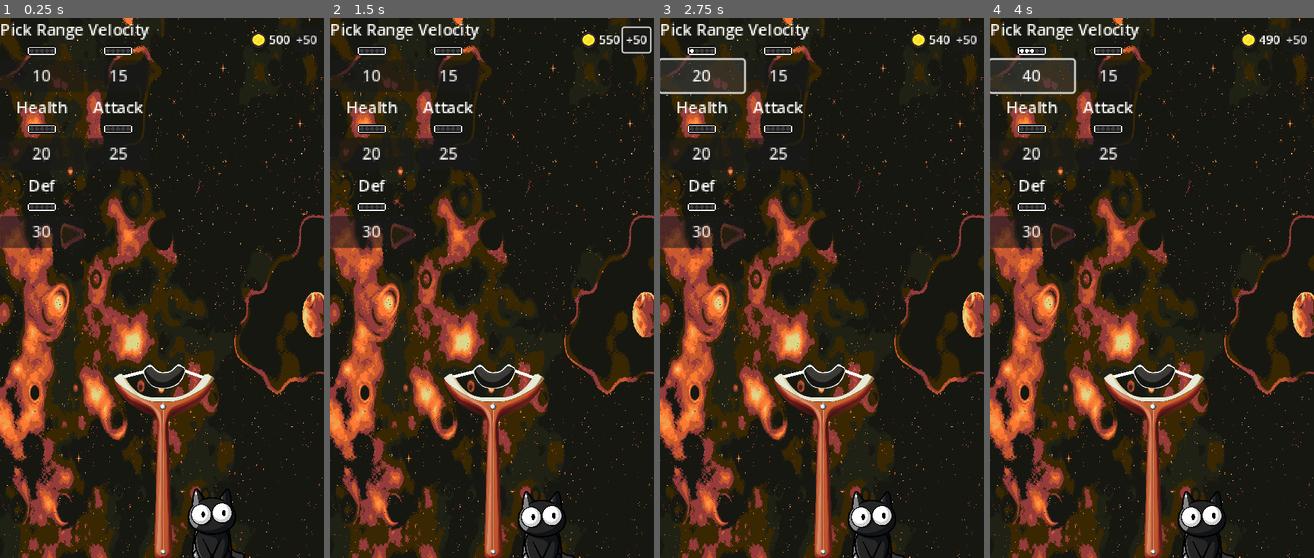
Above: before the commit, frames 1-4 (left to right).
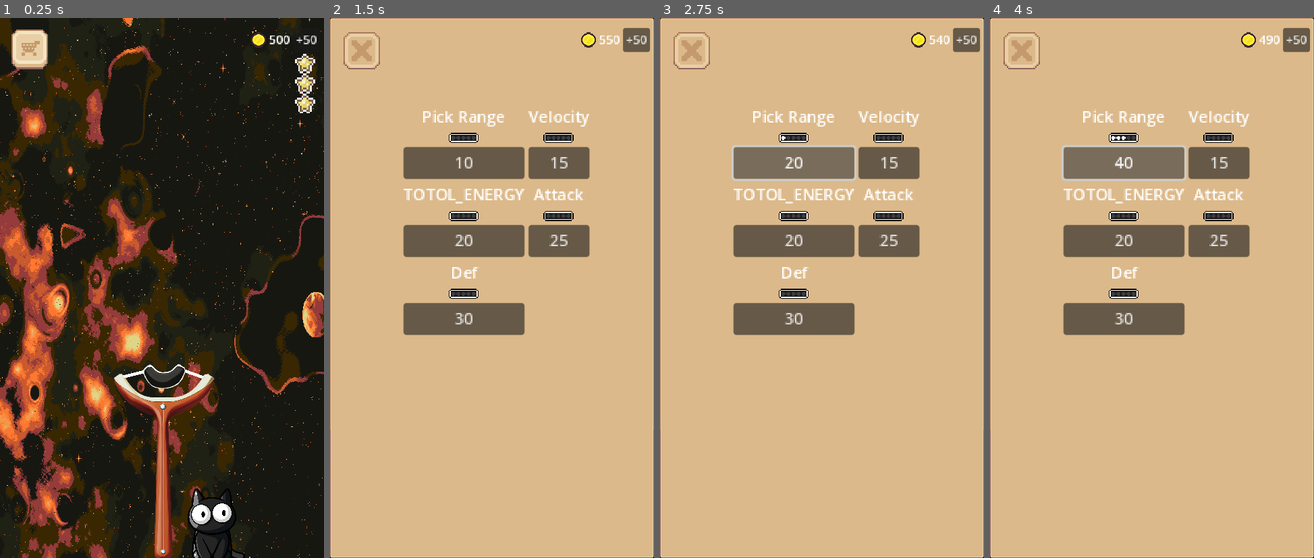
Above: after the commit, the same moments.

Repository: qiiiii24/release_game
Game: Godot game, scene res://Scene/main.tscn
Same seed, same stepped clock (60 frames per second), same inputs: the game is played once before the commit and once after it.
Inputs (mouse positions are in pixels of both pictures, inside the frame that each line leads up to):
- Up to frame 1 (0.25 s): no input
- Up to frame 2 (1.5 s): click "+50" at 0.5 s; click (359, 50) at 1.27 s
- Up to frame 3 (2.75 s): click "10" at 2 s
- Up to frame 4 (4 s): click "20" at 2.75 s; click "30" at 3.5 s

The runs differ from the first frame. In frame 1, 3.9% of the frame differs, in the area x 0-98%, y 0-43%; in frame 2, 99%, in the area x 0-100%, y 0-100%; in frame 3, 99%; in frame 4, 99%.

Commit message:
完成了25%，今天的任务完成了，明天还不知道弄什么

Diff:
--- a/Global Script/InventorySystem.gd
+++ b/Global Script/InventorySystem.gd
@@ -14,7 +14,7 @@
 enum ABILITY {
 	PICK_RANGE,  # 拾取范围
 	VELOCITY_FACTOR,  # 速度
-	HEALTH,     # 踏板所消耗能量
+	TOTOL_ENERGY,     # 踏板所消耗能量
 	ATTACK,     # 踏板总能量
 	DEFENSE     # 生成物概率
 	# 踏板给玩家的速度
@@ -26,7 +26,7 @@
 var abilities = {
 	ABILITY.PICK_RANGE: 0,
 	ABILITY.VELOCITY_FACTOR: 0,
-	ABILITY.HEALTH: 0,
+	ABILITY.TOTOL_ENERGY: 0,
 	ABILITY.ATTACK: 0,
 	ABILITY.DEFENSE: 0
 }
@@ -35,7 +35,7 @@
 var ability_upgrade_cost = {
 	ABILITY.PICK_RANGE: func(level): return clamp(10 * (level + 1), 10, 50),  # PICK_RANGE 花费公式
 	ABILITY.VELOCITY_FACTOR: func(level): return 15 * (level + 1), # VELOCITY_FACTOR 花费公式
-	ABILITY.HEALTH: func(level): return 20 * (level + 1),     # HEALTH 花费公式
+	ABILITY.TOTOL_ENERGY: func(level): return 20 * (level + 1),     # TOTOL_ENERGY 花费公式
 	ABILITY.ATTACK: func(level): return 25 * (level + 1),     # ATTACK 花费公式
 	ABILITY.DEFENSE: func(level): return 30 * (level + 1)     # DEFENSE 花费公式
 }
@@ -48,7 +48,7 @@
 # 踏板所消耗能量
 var spring_consume_energy : float
 # 踏板总能量
-var spring_total_energy : float
+var spring_total_energy : float = 60
 # 踏板给玩家的速度
 var spring_velocity_factor : float = 15
 # 生成物概率(以什么为标准还没有确定)
@@ -98,6 +98,8 @@
 		InventorySystem.pick_range += abilities[ability] * 0.5
 	elif ability == ABILITY.VELOCITY_FACTOR:
 		InventorySystem.initial_velocity_factor += abilities[ABILITY.VELOCITY_FACTOR] * 1
+	elif ability == ABILITY.TOTOL_ENERGY:
+		InventorySystem.spring_total_energy += 20
 
 	InventorySystem.State_change.emit(abilities[ability])
 
--- /dev/null
+++ b/Scene/UI/character.tscn
@@ -0,0 +1,9 @@
+[gd_scene format=3 uid="uid://upyixqcavf8n"]
+
+[node name="Character" type="Control"]
+layout_mode = 3
+anchors_preset = 15
+anchor_right = 1.0
+anchor_bottom = 1.0
+grow_horizontal = 2
+grow_vertical = 2
--- /dev/null
+++ b/Scene/UI/energy.gd
@@ -0,0 +1,22 @@
+extends Control
+
+@onready var energy_empty: TextureRect = $EnergyEmpty
+# 一半
+@onready var energy_half: TextureRect = $EnergyHalf
+# 满能量
+@onready var energy_ui: TextureRect = $EnergyUI
+
+func _ready() -> void:
+	InventorySystem.State_change.connect(change_ui)
+	add_to_group("energy")
+
+func change_ui(type) -> void:
+	pass
+
+	## 满能量
+	energy_half.visible = false
+	energy_ui.visible = true
+
+	## 一半能量
+	energy_half.visible = true
+	energy_ui.visible = false
--- a/Scene/UI/energy.tscn
+++ b/Scene/UI/energy.tscn
@@ -1,17 +1,41 @@
-[gd_scene load_steps=4 format=3 uid="uid://cb3cfnhgl3arj"]
+[gd_scene load_steps=6 format=3 uid="uid://cb3cfnhgl3arj"]
 
-[ext_resource type="Texture2D" uid="uid://dj8b0oas258vd" path="res://Assets/06.png" id="1_t3vsf"]
+[ext_resource type="Script" path="res://Scene/UI/energy.gd" id="1_81uca"]
+[ext_resource type="Texture2D" uid="uid://mnwbui6crant" path="res://Assets/Sprite sheet for Basic Pack.png" id="2_lhosj"]
 
-[sub_resource type="AtlasTexture" id="AtlasTexture_pvjqp"]
-atlas = ExtResource("1_t3vsf")
-region = Rect2(195, 21, 42, 7)
+[sub_resource type="AtlasTexture" id="AtlasTexture_86adf"]
+atlas = ExtResource("2_lhosj")
+region = Rect2(626, 67, 12, 10)
 
-[sub_resource type="AtlasTexture" id="AtlasTexture_6uwd6"]
-atlas = ExtResource("1_t3vsf")
-region = Rect2(3, 21, 42, 7)
+[sub_resource type="AtlasTexture" id="AtlasTexture_rgsbx"]
+atlas = ExtResource("2_lhosj")
+region = Rect2(610, 67, 12, 10)
 
-[node name="Energy" type="TextureProgressBar"]
+[sub_resource type="AtlasTexture" id="AtlasTexture_h5ebt"]
+atlas = ExtResource("2_lhosj")
+region = Rect2(594, 67, 12, 10)
+
+[node name="Energy" type="Control"]
+layout_mode = 3
+anchors_preset = 0
 offset_right = 42.0
+offset_bottom = 22.0
+script = ExtResource("1_81uca")
+
+[node name="EnergyEmpty" type="TextureRect" parent="."]
+layout_mode = 0
+offset_right = 40.0
 offset_bottom = 40.0
-texture_under = SubResource("AtlasTexture_pvjqp")
-texture_progress = SubResource("AtlasTexture_6uwd6")
+texture = SubResource("AtlasTexture_86adf")
+
+[node name="EnergyHalf" type="TextureRect" parent="."]
+layout_mode = 0
+offset_right = 40.0
+offset_bottom = 40.0
+texture = SubResource("AtlasTexture_rgsbx")
+
+[node name="EnergyUI" type="TextureRect" parent="."]
+layout_mode = 0
+offset_right = 40.0
+offset_bottom = 40.0
+texture = SubResource("AtlasTexture_h5ebt")
--- /dev/null
+++ b/Scene/UI/energy_bar.gd
@@ -0,0 +1,23 @@
+extends VBoxContainer
+
+var energy : PackedScene = preload("res://Scene/UI/energy.tscn")
+
+func _ready() -> void:
+	InventorySystem.State_change.connect(add_energy)
+	for child in get_children():
+		child.queue_free()
+
+	var amount : int = InventorySystem.spring_total_energy / 20
+
+	for i in range(amount):
+		add_energy(null)
+
+func add_energy(type) -> void:
+	for child in get_children():
+		child.queue_free()
+
+	var amount : int = InventorySystem.spring_total_energy / 20
+
+	for i in range(amount):
+		var energy_ins = energy.instantiate()
+		add_child(energy_ins)
--- /dev/null
+++ b/Scene/UI/main_menu.gd
@@ -0,0 +1,12 @@
+extends Control
+
+const MAIN := preload("res://Scene/main.tscn")
+
+@onready var button: Button = $Button
+
+
+func _ready() -> void:
+	button.pressed.connect(start_geme)
+
+func start_geme() -> void:
+	get_tree().change_scene_to_packed(MAIN)
--- /dev/null
+++ b/Scene/UI/main_menu.tscn
@@ -0,0 +1,47 @@
+[gd_scene load_steps=4 format=3 uid="uid://c6jl8hypa0j1m"]
+
+[ext_resource type="Script" path="res://Scene/UI/main_menu.gd" id="1_6jtcl"]
+[ext_resource type="Theme" uid="uid://bshvstrorndl5" path="res://Theme/Main_menu.tres" id="1_ph18s"]
+[ext_resource type="Texture2D" uid="uid://b618rntgnr62t" path="res://Assets/a0560bd2-2138-4984-9204-11800e367c41.jpg" id="1_x4ndo"]
+
+[node name="Main_menu" type="Control"]
+layout_mode = 3
+anchors_preset = 15
+anchor_right = 1.0
+anchor_bottom = 1.0
+grow_horizontal = 2
+grow_vertical = 2
+theme = ExtResource("1_ph18s")
+script = ExtResource("1_6jtcl")
+
+[node name="TextureRect" type="TextureRect" parent="."]
+layout_mode = 0
+offset_left = -277.0
+offset_top = -121.0
+offset_right = 747.0
+offset_bottom = 903.0
+scale = Vector2(1.2, 1.2)
+texture = ExtResource("1_x4ndo")
+metadata/_edit_lock_ = true
+
+[node name="Label" type="Label" parent="."]
+layout_mode = 1
+anchors_preset = 5
+anchor_left = 0.5
+anchor_right = 0.5
+offset_left = -205.0
+offset_top = 325.0
+offset_right = 242.0
+offset_bottom = 408.0
+grow_horizontal = 2
+theme_override_font_sizes/font_size = 60
+text = "To the universe"
+
+[node name="Button" type="Button" parent="."]
+layout_mode = 0
+offset_left = 197.0
+offset_top = 445.0
+offset_right = 476.0
+offset_bottom = 539.0
+focus_mode = 0
+text = "Play"
--- a/Scene/UI/shop.gd
+++ b/Scene/UI/shop.gd
@@ -1 +1,5 @@
 extends Control
+
+
+func _on_quit_pressed() -> void:
+	visible = false
--- a/Scene/UI/shop.tscn
+++ b/Scene/UI/shop.tscn
@@ -1,34 +1,73 @@
-[gd_scene load_steps=3 format=3 uid="uid://bv6w7gvtyti2v"]
+[gd_scene load_steps=5 format=3 uid="uid://bv6w7gvtyti2v"]
 
 [ext_resource type="Script" path="res://Scene/UI/shop.gd" id="1_aafap"]
+[ext_resource type="Theme" uid="uid://ibwo54alljrk" path="res://Theme/shop_background.tres" id="2_te771"]
 [ext_resource type="PackedScene" uid="uid://cvrjsbvg2um0h" path="res://Scene/UI/shop_item.tscn" id="2_vr8e3"]
+[ext_resource type="Theme" uid="uid://c0yqq8w40u33h" path="res://Theme/quit_button.tres" id="3_dxkyw"]
 
-[node name="Shop" type="GridContainer"]
-offset_right = 186.0
-offset_bottom = 272.0
+[node name="Shop" type="Control"]
+layout_mode = 3
+anchors_preset = 15
+anchor_right = 1.0
+anchor_bottom = 1.0
+grow_horizontal = 2
+grow_vertical = 2
+script = ExtResource("1_aafap")
+
+[node name="Panel" type="Panel" parent="."]
+layout_mode = 1
+anchors_preset = 15
+anchor_right = 1.0
+anchor_bottom = 1.0
+grow_horizontal = 2
+grow_vertical = 2
+theme = ExtResource("2_te771")
+
+[node name="Grid" type="GridContainer" parent="."]
+layout_mode = 1
+anchors_preset = 8
+anchor_left = 0.5
+anchor_top = 0.5
+anchor_right = 0.5
+anchor_bottom = 0.5
+offset_left = -169.0
+offset_top = -366.0
+offset_right = 1.0
+offset_bottom = -137.0
+grow_horizontal = 2
+grow_vertical = 2
 scale = Vector2(2, 2)
 columns = 2
-script = ExtResource("1_aafap")
 
-[node name="ShopItem" parent="." instance=ExtResource("2_vr8e3")]
+[node name="ShopItem" parent="Grid" instance=ExtResource("2_vr8e3")]
 layout_mode = 2
 
-[node name="ShopItem2" parent="." instance=ExtResource("2_vr8e3")]
+[node name="ShopItem2" parent="Grid" instance=ExtResource("2_vr8e3")]
 layout_mode = 2
 ability = 1
 item_name = "Velocity"
 
-[node name="ShopItem3" parent="." instance=ExtResource("2_vr8e3")]
+[node name="ShopItem3" parent="Grid" instance=ExtResource("2_vr8e3")]
 layout_mode = 2
 ability = 2
-item_name = "Health"
+item_name = "TOTOL_ENERGY"
 
-[node name="ShopItem4" parent="." instance=ExtResource("2_vr8e3")]
+[node name="ShopItem4" parent="Grid" instance=ExtResource("2_vr8e3")]
 layout_mode = 2
 ability = 3
 item_name = "Attack"
 
-[node name="ShopItem5" parent="." instance=ExtResource("2_vr8e3")]
+[node name="ShopItem5" parent="Grid" instance=ExtResource("2_vr8e3")]
 layout_mode = 2
 ability = 4
 item_name = "Def"
+
+[node name="Quit" type="Button" parent="."]
+layout_mode = 0
+offset_left = 27.0
+offset_top = 28.0
+offset_right = 100.0
+offset_bottom = 103.0
+theme = ExtResource("3_dxkyw")
+
+[connection signal="pressed" from="Quit" to="." method="_on_quit_pressed"]
--- /dev/null
+++ b/Scene/main.gd
@@ -0,0 +1,10 @@
+extends Node2D
+
+
+@onready var shop_button: Button = %ShopButton
+@onready var shop: Control = $UI/Shop
+
+
+
+func _on_shop_button_pressed() -> void:
+	shop.visible = true
--- a/Scene/main.tscn
+++ b/Scene/main.tscn
@@ -1,5 +1,6 @@
-[gd_scene load_steps=13 format=3 uid="uid://ro4lxa4s1gnj"]
+[gd_scene load_steps=17 format=3 uid="uid://ro4lxa4s1gnj"]
 
+[ext_resource type="Script" path="res://Scene/main.gd" id="1_rs0w5"]
 [ext_resource type="Texture2D" uid="uid://f0db2e0mgxeh" path="res://Assets/Space Background (2).png" id="1_s07e7"]
 [ext_resource type="Shader" path="res://shader/scroll.gdshader" id="1_w5mfm"]
 [ext_resource type="PackedScene" uid="uid://c2freeyys5ri8" path="res://Scene/player.tscn" id="2_vs64h"]
@@ -9,6 +10,9 @@
 [ext_resource type="PackedScene" uid="uid://d1vctperwnwfy" path="res://Scene/spring.tscn" id="7_lyq12"]
 [ext_resource type="PackedScene" uid="uid://6ed4f2rc5b0t" path="res://Scene/UI/gold.tscn" id="8_sy3md"]
 [ext_resource type="PackedScene" uid="uid://bv6w7gvtyti2v" path="res://Scene/UI/shop.tscn" id="9_rdc63"]
+[ext_resource type="Script" path="res://Scene/UI/energy_bar.gd" id="10_5hhof"]
+[ext_resource type="PackedScene" uid="uid://cb3cfnhgl3arj" path="res://Scene/UI/energy.tscn" id="10_am8hj"]
+[ext_resource type="Theme" uid="uid://cdfcavl4nuvbu" path="res://Theme/shop_theme.tres" id="12_xxuxf"]
 
 [sub_resource type="ShaderMaterial" id="ShaderMaterial_fibsh"]
 shader = ExtResource("1_w5mfm")
@@ -21,6 +25,7 @@
 size = Vector2(658, 384)
 
 [node name="Main" type="Node2D"]
+script = ExtResource("1_rs0w5")
 metadata/_edit_horizontal_guides_ = [1081.0]
 
 [node name="ParallaxBackground" type="ParallaxBackground" parent="."]
@@ -101,15 +106,48 @@
 
 [node name="UI" type="CanvasLayer" parent="."]
 
+[node name="EnergyBar" type="VBoxContainer" parent="UI"]
+anchors_preset = 1
+anchor_left = 1.0
+anchor_right = 1.0
+offset_left = -58.0
+offset_top = 71.0
+offset_right = -18.0
+offset_bottom = 194.0
+grow_horizontal = 0
+size_flags_horizontal = 4
+theme_override_constants/separation = 40
+script = ExtResource("10_5hhof")
+
+[node name="Energy" parent="UI/EnergyBar" instance=ExtResource("10_am8hj")]
+layout_mode = 2
+
+[node name="Energy2" parent="UI/EnergyBar" instance=ExtResource("10_am8hj")]
+layout_mode = 2
+
+[node name="Energy3" parent="UI/EnergyBar" instance=ExtResource("10_am8hj")]
+layout_mode = 2
+
+[node name="ShopButton" type="Button" parent="UI"]
+unique_name_in_owner = true
+offset_left = 23.0
+offset_top = 23.0
+offset_right = 96.0
+offset_bottom = 102.0
+theme = ExtResource("12_xxuxf")
+
+[node name="Shop" parent="UI" instance=ExtResource("9_rdc63")]
+visible = false
+
 [node name="Gold" parent="UI" instance=ExtResource("8_sy3md")]
 anchors_preset = 1
 anchor_left = 1.0
 anchor_right = 1.0
-offset_left = -106.0
+offset_left = -146.0
 offset_top = 20.0
 offset_right = -54.0
-offset_bottom = 43.0
+offset_bottom = 51.0
 grow_horizontal = 0
 scale = Vector2(1.5, 1.5)
 
-[node name="Shop" parent="UI" instance=ExtResource("9_rdc63")]
+[connection signal="pressed" from="UI/ShopButton" to="." method="_on_shop_button_pressed"]
--- /dev/null
+++ b/Theme/Main_menu.tres
@@ -0,0 +1,38 @@
+[gd_resource type="Theme" load_steps=7 format=3 uid="uid://bshvstrorndl5"]
+
+[ext_resource type="Texture2D" uid="uid://mnwbui6crant" path="res://Assets/Sprite sheet for Basic Pack.png" id="1_il8mq"]
+
+[sub_resource type="StyleBoxEmpty" id="StyleBoxEmpty_0ld4q"]
+
+[sub_resource type="AtlasTexture" id="AtlasTexture_snaxl"]
+atlas = ExtResource("1_il8mq")
+region = Rect2(275, 178, 90, 27)
+
+[sub_resource type="StyleBoxTexture" id="StyleBoxTexture_h6mfn"]
+texture = SubResource("AtlasTexture_snaxl")
+texture_margin_left = 4.0
+texture_margin_top = 4.0
+texture_margin_right = 4.0
+texture_margin_bottom = 4.0
+
+[sub_resource type="StyleBoxTexture" id="StyleBoxTexture_okb11"]
+texture = SubResource("AtlasTexture_snaxl")
+texture_margin_left = 4.0
+texture_margin_top = 4.0
+texture_margin_right = 4.0
+texture_margin_bottom = 4.0
+
+[sub_resource type="StyleBoxTexture" id="StyleBoxTexture_1yffp"]
+texture = SubResource("AtlasTexture_snaxl")
+texture_margin_left = 4.0
+texture_margin_top = 4.0
+texture_margin_right = 4.0
+texture_margin_bottom = 4.0
+
+[resource]
+Button/constants/outline_size = 4
+Button/font_sizes/font_size = 64
+Button/styles/focus = SubResource("StyleBoxEmpty_0ld4q")
+Button/styles/hover = SubResource("StyleBoxTexture_h6mfn")
+Button/styles/normal = SubResource("StyleBoxTexture_okb11")
+Button/styles/pressed = SubResource("StyleBoxTexture_1yffp")
--- /dev/null
+++ b/Theme/quit_button.tres
@@ -0,0 +1,25 @@
+[gd_resource type="Theme" load_steps=7 format=3 uid="uid://c0yqq8w40u33h"]
+
+[ext_resource type="Texture2D" uid="uid://mnwbui6crant" path="res://Assets/Sprite sheet for Basic Pack.png" id="1_nckmk"]
+
+[sub_resource type="AtlasTexture" id="AtlasTexture_1svt6"]
+atlas = ExtResource("1_nckmk")
+region = Rect2(869, 134, 22, 22)
+
+[sub_resource type="StyleBoxTexture" id="StyleBoxTexture_efga3"]
+texture = SubResource("AtlasTexture_1svt6")
+
+[sub_resource type="StyleBoxTexture" id="StyleBoxTexture_6xj32"]
+texture = SubResource("AtlasTexture_1svt6")
+
+[sub_resource type="AtlasTexture" id="AtlasTexture_heycv"]
+atlas = ExtResource("1_nckmk")
+region = Rect2(869, 134, 22, 22)
+
+[sub_resource type="StyleBoxTexture" id="StyleBoxTexture_i7xyo"]
+texture = SubResource("AtlasTexture_heycv")
+
+[resource]
+Button/styles/hover = SubResource("StyleBoxTexture_efga3")
+Button/styles/normal = SubResource("StyleBoxTexture_6xj32")
+Button/styles/pressed = SubResource("StyleBoxTexture_i7xyo")
--- /dev/null
+++ b/Theme/shop_background.tres
@@ -0,0 +1,18 @@
+[gd_resource type="Theme" load_steps=4 format=3 uid="uid://ibwo54alljrk"]
+
+[ext_resource type="Texture2D" uid="uid://mnwbui6crant" path="res://Assets/Sprite sheet for Basic Pack.png" id="1_fo0a4"]
+
+[sub_resource type="AtlasTexture" id="AtlasTexture_c5map"]
+atlas = ExtResource("1_fo0a4")
+region = Rect2(275, 212, 90, 25)
+
+[sub_resource type="StyleBoxTexture" id="StyleBoxTexture_hqdt3"]
+texture = SubResource("AtlasTexture_c5map")
+texture_margin_left = 4.0
+texture_margin_top = 4.0
+texture_margin_right = 4.0
+texture_margin_bottom = 4.0
+
+[resource]
+Panel/styles/hover = SubResource("StyleBoxTexture_hqdt3")
+Panel/styles/panel = SubResource("StyleBoxTexture_hqdt3")
--- /dev/null
+++ b/Theme/shop_theme.tres
@@ -0,0 +1,29 @@
+[gd_resource type="Theme" load_steps=8 format=3 uid="uid://cdfcavl4nuvbu"]
+
+[ext_resource type="Texture2D" uid="uid://mnwbui6crant" path="res://Assets/Sprite sheet for Basic Pack.png" id="1_ric1q"]
+
+[sub_resource type="AtlasTexture" id="AtlasTexture_mg18w"]
+atlas = ExtResource("1_ric1q")
+region = Rect2(773, 132, 22, 24)
+
+[sub_resource type="StyleBoxTexture" id="StyleBoxTexture_klaay"]
+texture = SubResource("AtlasTexture_mg18w")
+
+[sub_resource type="AtlasTexture" id="AtlasTexture_5tosa"]
+atlas = ExtResource("1_ric1q")
+region = Rect2(773, 132, 22, 24)
+
+[sub_resource type="StyleBoxTexture" id="StyleBoxTexture_sqayk"]
+texture = SubResource("AtlasTexture_5tosa")
+
+[sub_resource type="AtlasTexture" id="AtlasTexture_m4gl0"]
+atlas = ExtResource("1_ric1q")
+region = Rect2(805, 134, 22, 22)
+
+[sub_resource type="StyleBoxTexture" id="StyleBoxTexture_t1lir"]
+texture = SubResource("AtlasTexture_m4gl0")
+
+[resource]
+Button/styles/hover = SubResource("StyleBoxTexture_klaay")
+Button/styles/normal = SubResource("StyleBoxTexture_sqayk")
+Button/styles/pressed = SubResource("StyleBoxTexture_t1lir")
--- a/project.godot
+++ b/project.godot
@@ -23,6 +23,7 @@
 
 window/size/viewport_width=648
 window/size/viewport_height=1080
+window/size/always_on_top=true
 window/stretch/mode="canvas_items"
 
 [rendering]
Binary file added: Assets/Sprite sheet for Basic Pack.png
Not shown, added: Assets/Sprite sheet for Basic Pack.png.import
Binary file added: Assets/a0560bd2-2138-4984-9204-11800e367c41.jpg
Not shown, added: Assets/a0560bd2-2138-4984-9204-11800e367c41.jpg.import
